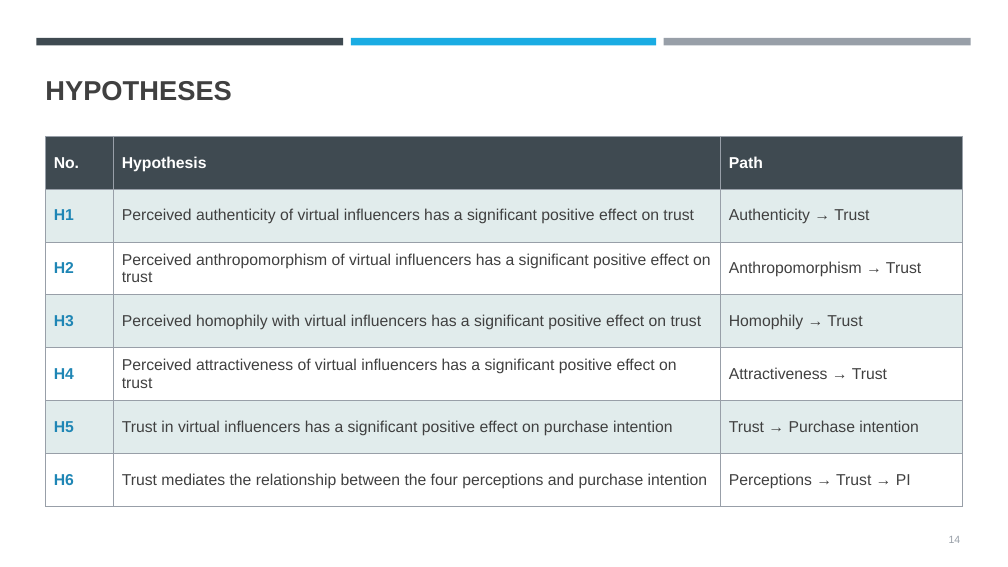
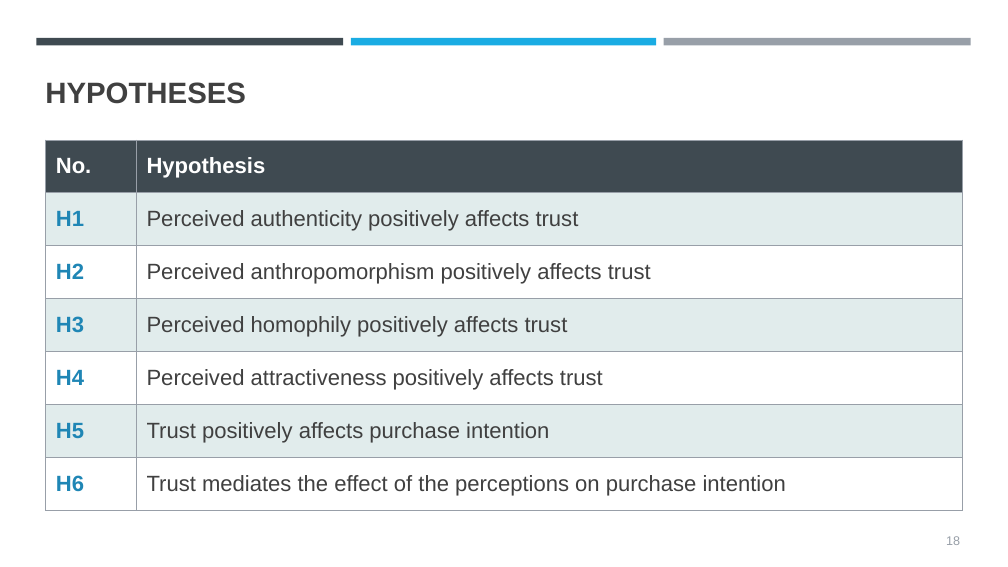
Before and after one commit to Abhiramjayan-versiert/AJ-Claude-, a slide deck: slide 18 of presentation/Virtual_Influencers_Trust_Purchase_Intention_GenZ.pptx (slide 14 before the commit). Drawn at 1008x567 pixels with LibreOffice and Linux fonts; fonts in the diff are those of the drawing. Boxes give left, top, right and bottom in pixels: in the first picture for what was removed or moved away, otherwise in the second. Text is boxed around its words. In the diff, an @@ line names an element or a change of style, - is before the commit and + after.

```diff
--- a/presentation/Virtual_Influencers_Trust_Purchase_Intention_GenZ.pptx
+++ b/presentation/Virtual_Influencers_Trust_Purchase_Intention_GenZ.pptx
@@ title "HYPOTHESES" at box(45, 82, 246, 104): size 26 to 28 pt @@
@@ table at box(45, 140, 963, 500) @@
-column 2: Hypothesis | Perceived authenticity of virtual influencers has a significant positive effect on trust | Perceived anthropomorphism of virtual influencers has a significant positive effect on trust | Perceived homophily with virtual influencers has a significant positive effect on trust | Perceived attractiveness of virtual influencers has a significant positive effect on trust | Trust in virtual influencers has a significant positive effect on purchase intention | Trust mediates the relationship between the four perceptions and purchase intention
-column 3: Path | Authenticity → Trust | Anthropomorphism → Trust | Homophily → Trust | Attractiveness → Trust | Trust → Purchase intention | Perceptions → Trust → PI
+column 2: Hypothesis | Perceived authenticity positively affects trust | Perceived anthropomorphism positively affects trust | Perceived homophily positively affects trust | Perceived attractiveness positively affects trust | Trust positively affects purchase intention | Trust mediates the effect of the perceptions on purchase intention
@@ table: place and size @@
-table at box(45, 136, 963, 493)
+table at box(45, 140, 963, 500)
@@ page number added at box(946, 536, 960, 545), 12 pt, text #989FA8 @@
+18
@@ page number removed at box(949, 536, 961, 543) @@
-14
```
Also in this commit, not shown: 16 other slides changed, 5 slides added.
